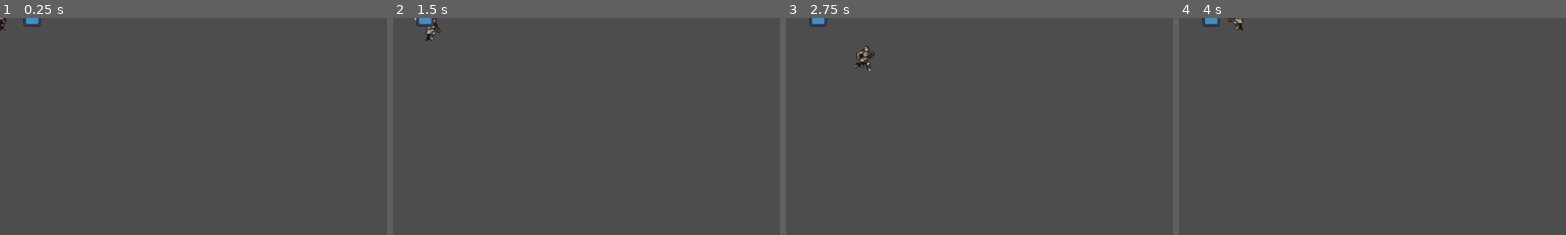
Above: before the commit, frames 1-4 (left to right).
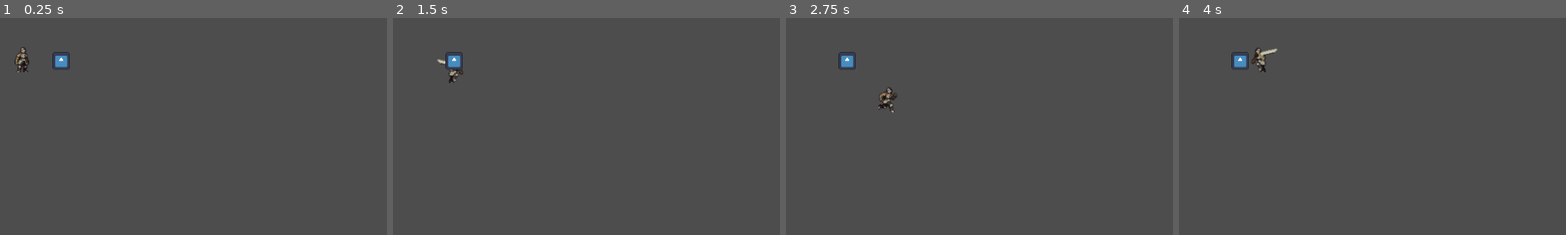
Above: after the commit, the same moments.

Repository: tabris2015/infografia-2-2023
Game: Godot game, scene res://scenes/app.tscn
Two runs of this game, one before a commit and one after it. Both use one fixed random seed, a clock stepped at 60 frames per second and the inputs below. The engine's default icon, where the game draws it, is replaced by a stand-in: a white triangle on a blue panel in a dark square.
Inputs:
- Up to frame 1 (0.25 s): no input
- Up to frame 2 (1.5 s): tap Enter at 0.5 s; hold Right (right) 0.53-1.28 s; tap T (attack) at 0.6, 1.35 s; hold S (down) from 1.28 s (still down)
- Up to frame 3 (2.75 s): tap Space at 2 s; release S (down) at 2.03 s; hold Right (right) from 2.03 s (still down); tap T (attack) at 2.1 s
- Up to frame 4 (4 s): release Right (right) at 2.78 s; hold Up (up) 2.78-3.53 s; tap T (attack) at 2.85, 3.6 s; hold Left (left) from 3.53 s (still down)
The pictures show only the part of the screen within x 0-50%, y 0-50%; the shares and areas given below are measured in that part.

The runs differ from the first frame. In frame 1, 0.7% of the frame differs, in the area x 0-19%, y 0-25%; in frame 2, 0.7%; in frame 3, 0.9%, in the area x 6-29%, y 0-44%; in frame 4, 0.7%.

Commit message:
hurtbox with timer

Diff:
--- a/12.godot/sprite_anim/scenes/app.tscn
+++ b/12.godot/sprite_anim/scenes/app.tscn
@@ -10,9 +10,10 @@
 [node name="App" type="Node2D"]
 
 [node name="Knight2" parent="." instance=ExtResource("1_1ls6w")]
+position = Vector2(34, 62)
 
 [node name="Sprite2D" type="Sprite2D" parent="."]
-position = Vector2(48, 0)
+position = Vector2(91, 64)
 scale = Vector2(0.2, 0.2)
 texture = ExtResource("2_cuum7")
 
--- a/12.godot/sprite_anim/scenes/knight_2.gd
+++ b/12.godot/sprite_anim/scenes/knight_2.gd
@@ -6,6 +6,17 @@
 var hp = 5 # puntos de vitalidad
 var is_attacking = false
 var state_machine
+
+var is_hit = false
+var is_dead = false
+
+func take_damage(damage):
+	is_hit = true
+	hp -= damage
+	print("hp: ", hp)
+	if hp <= 0:
+		is_dead = true
+
 func _ready():
 	state_machine = $AnimationTree["parameters/playback"]
 
@@ -24,8 +35,18 @@
 	if Input.is_action_just_pressed("attack"):
 		state_machine.travel("attack")
 
+	velocity = MAX_SPEED * input_vector
+
+	if is_hit:
+		state_machine.travel("hit")
+		is_hit = false
+	if is_dead:
+		state_machine.travel("death")
+		$Timer.stop()
+		velocity = Vector2.ZERO
+
 	#print(input_vector)
-	velocity = MAX_SPEED * input_vector
+
 	# si mira a la izquierda o derecha
 	if velocity.x < 0:
 		$Sprite2D.scale.x = abs($Sprite2D.scale.x) * -1
@@ -35,5 +56,15 @@
 	move_and_slide()
 
 func _on_hurtbox_area_entered(area):
-	print("damage!")
-	hp -= 1
+	take_damage(1)
+	$Timer.start()
+	$Timer.one_shot = false
+
+func _on_timer_timeout():
+	take_damage(1)
+	print("in damage")
+
+
+func _on_hurtbox_area_exited(area):
+	$Timer.stop()
+	$Timer.one_shot = true
--- a/12.godot/sprite_anim/scenes/knight_2.tscn
+++ b/12.godot/sprite_anim/scenes/knight_2.tscn
@@ -63,6 +63,18 @@
 "update": 1,
 "values": [Vector2i(0, 0)]
 }
+tracks/4/type = "value"
+tracks/4/imported = false
+tracks/4/enabled = true
+tracks/4/path = NodePath("Sprite2D:modulate")
+tracks/4/interp = 1
+tracks/4/loop_wrap = true
+tracks/4/keys = {
+"times": PackedFloat32Array(0),
+"transitions": PackedFloat32Array(1),
+"update": 0,
+"values": [Color(1, 1, 1, 1)]
+}
 
 [sub_resource type="Animation" id="Animation_p5k8y"]
 resource_name = "attack"
@@ -221,6 +233,18 @@
 "transitions": PackedFloat32Array(1),
 "update": 1,
 "values": [Vector2i(0, 0)]
+}
+tracks/3/type = "value"
+tracks/3/imported = false
+tracks/3/enabled = true
+tracks/3/path = NodePath("Sprite2D:modulate")
+tracks/3/interp = 1
+tracks/3/loop_wrap = true
+tracks/3/keys = {
+"times": PackedFloat32Array(0, 0.1),
+"transitions": PackedFloat32Array(1, 1),
+"update": 0,
+"values": [Color(0.960784, 0.247059, 0.164706, 1), Color(1, 1, 1, 1)]
 }
 
 [sub_resource type="Animation" id="Animation_ini25"]
@@ -364,7 +388,7 @@
 advance_mode = 2
 
 [sub_resource type="AnimationNodeStateMachine" id="AnimationNodeStateMachine_0iad6"]
-states/End/position = Vector2(900.5, 99.625)
+states/End/position = Vector2(856, 170.125)
 states/Start/position = Vector2(199.5, 99.6719)
 states/attack/node = SubResource("AnimationNodeAnimation_v6gue")
 states/attack/position = Vector2(372.5, 57.5)
@@ -379,6 +403,7 @@
 states/run/node = SubResource("AnimationNodeAnimation_pc5u4")
 states/run/position = Vector2(269, 343.5)
 transitions = ["Start", "idle", SubResource("AnimationNodeStateMachineTransition_r06as"), "idle", "attack", SubResource …(717 unchanged characters)…
+graph_offset = Vector2(-254.565, 77.3325)
 
 [sub_resource type="CircleShape2D" id="CircleShape2D_k31g6"]
 radius = 8.0
@@ -412,6 +437,10 @@
 [node name="CollisionShape2D" parent="Hurtbox" index="0"]
 shape = SubResource("CircleShape2D_k31g6")
 
+[node name="Timer" type="Timer" parent="."]
+
 [connection signal="area_entered" from="Hurtbox" to="." method="_on_hurtbox_area_entered"]
+[connection signal="area_exited" from="Hurtbox" to="." method="_on_hurtbox_area_exited"]
+[connection signal="timeout" from="Timer" to="." method="_on_timer_timeout"]
 
 [editable path="Hurtbox"]
